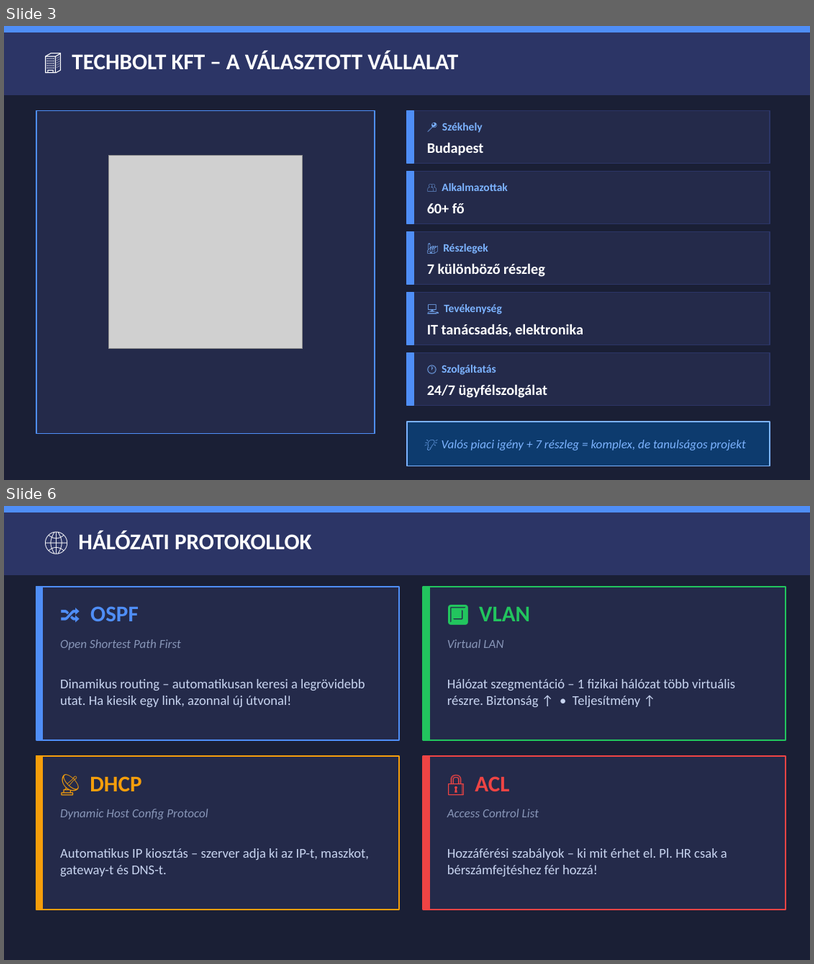
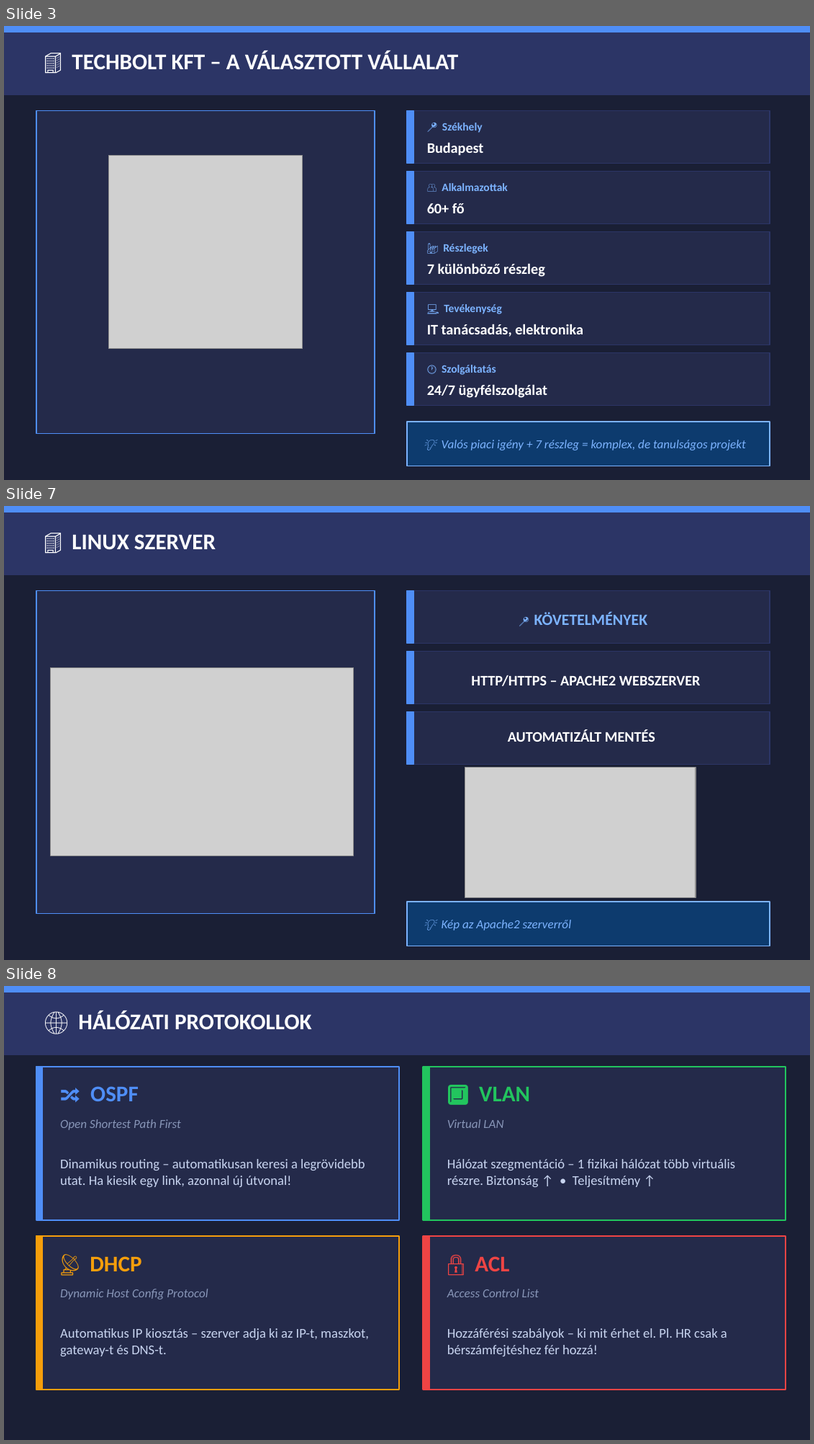
Before and after one commit to nagydrandom-debug/Projekt, a slide deck: Bithalo magyar ppt.pptx. Shown one above the other, each under a label of ours: slides 3 and 6 before the commit, slides 3, 7 and 8 after it; the slides between them are not shown. The pictures are 814x964 and 814x1444 pixels, drawn with LibreOffice and Linux fonts; fonts in the diff are those of the drawing; grey boxes stand for pictures. Boxes give left, top, right and bottom in pixels: in the first picture for what was removed or moved away, otherwise in the second. Text is boxed around its words. In the diff, an @@ line names an element or a change of style, - is before the commit and + after.

```diff
--- a/Bithalo magyar ppt.pptx
+++ b/Bithalo magyar ppt.pptx
@@ slide 7 added at (4,506,810,960), background #1A1F35 @@
@@ rectangle added at (4,506,810,574), fill #2C3566, outline #2C3566 1 pt @@
@@ rectangle added at (4,506,810,512), fill #4F8EF7, outline #4F8EF7 1 pt @@
@@ text added at (72,534,216,550), 20 pt, text #FFFFFF, bold @@
+🏢 LINUX SZERVER
@@ rectangle added at (36,591,375,914), fill #242A4A, outline #4F8EF7 1 pt @@
@@ rectangle added at (407,591,770,643), fill #242A4A, outline #2C3566 1 pt @@
@@ rectangle added at (407,591,414,643), fill #4F8EF7, outline #4F8EF7 1 pt @@
@@ text added at (535,612,648,625), 14 pt, text #7CB3FF, bold @@
+📍 KÖVETELMÉNYEK
@@ rectangle added at (407,651,770,703), fill #242A4A, outline #2C3566 1 pt @@
@@ rectangle added at (407,651,414,703), fill #4F8EF7, outline #4F8EF7 1 pt @@
@@ picture added at (51,667,354,855) @@
@@ text added at (471,675,701,686), 13 pt, text #FFFFFF, bold @@
+HTTP/HTTPS – APACHE2 WEBSZERVER
@@ rectangle added at (407,712,770,764), fill #242A4A, outline #2C3566 1 pt @@
@@ rectangle added at (407,712,414,764), fill #4F8EF7, outline #4F8EF7 1 pt @@
@@ text added at (508,729,656,741), 13 pt, text #FFFFFF, bold @@
+AUTOMATIZÁLT MENTÉS
@@ picture added at (466,767,696,897) @@
@@ rectangle added at (407,901,770,945), fill #0D3B6E, outline #7CB3FF 1 pt @@
@@ text added at (442,919,572,930), 11 pt, text #7CB3FF, italic @@
+💡 Kép az Apache2 szerverről
@@ what was slide 6 is now slide 8 @@
```
Also in this commit, not shown: 7 slides changed, 2 other slides added, 1 slide removed, 7 other files.
